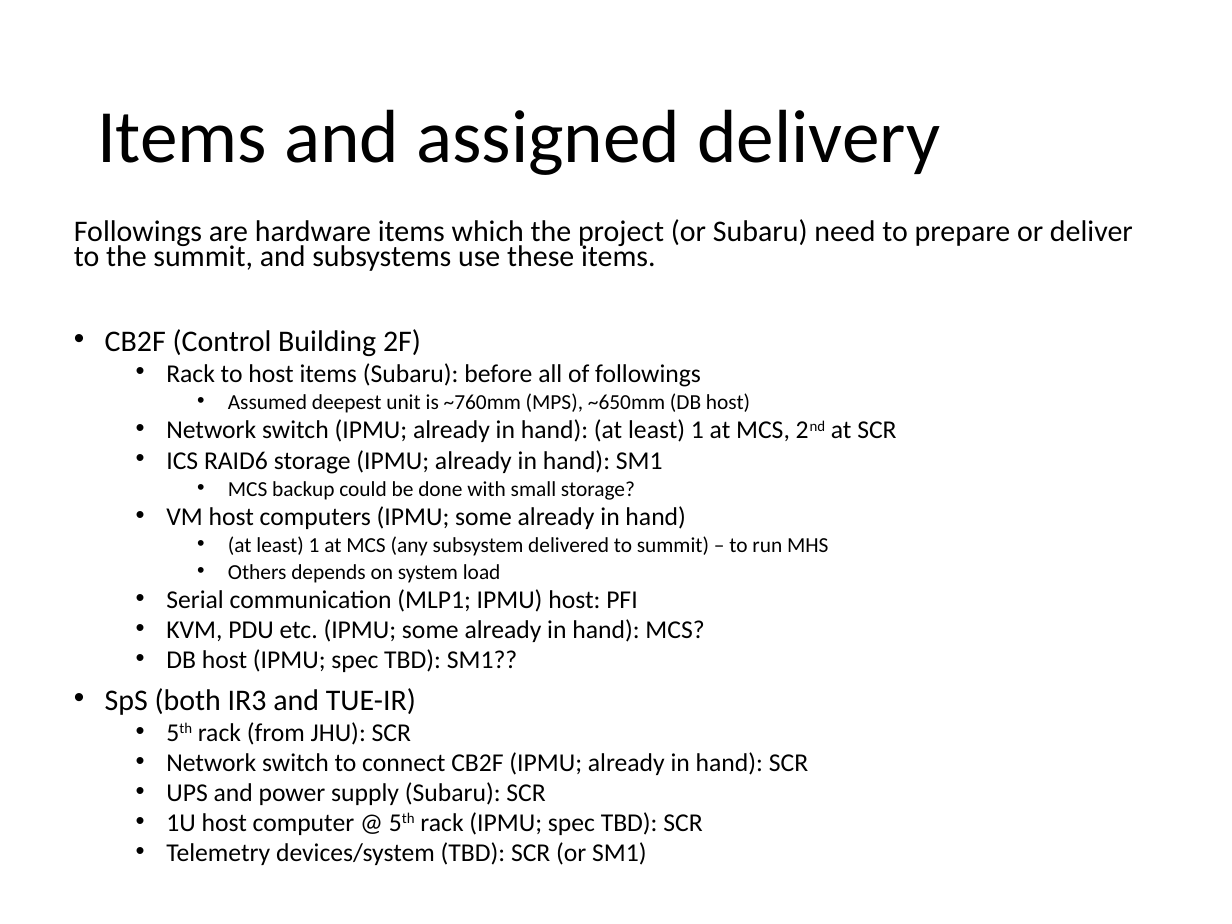
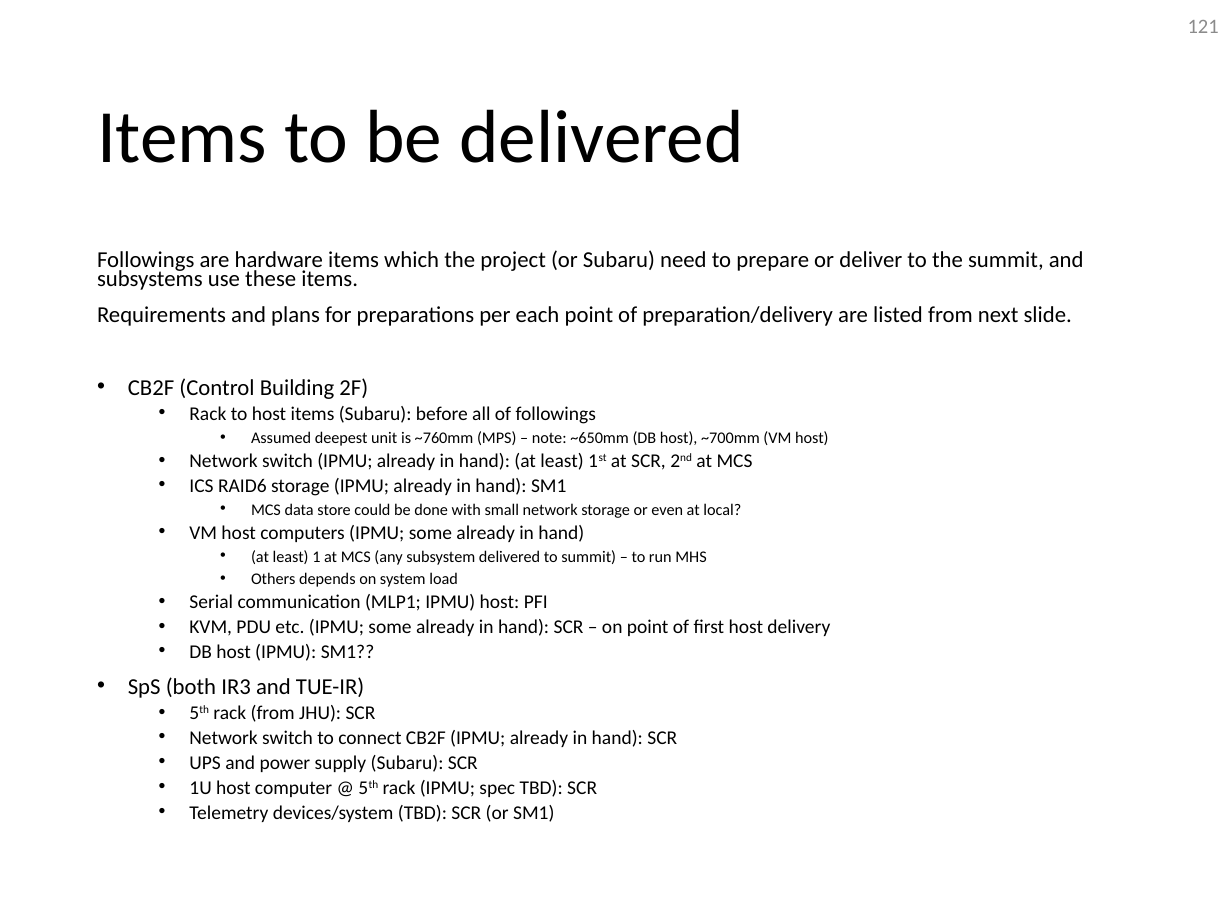
Before and after one commit to Subaru-PFS/ics_doc, a slide deck: slide 121 of SSN-00029.pptx (slide 98 before the commit). Drawn at 1232x924 pixels with LibreOffice and Linux fonts; fonts in the diff are those of the drawing. Boxes give left, top, right and bottom in pixels: in the first picture for what was removed or moved away, otherwise in the second. Text is boxed around its words. In the diff, an @@ line names an element or a change of style, - is before the commit and + after.

Commit message:
* Reorganized sections * Added draft text to all review sections

```diff
--- a/SSN-00029.pptx
+++ b/SSN-00029.pptx
@@ page number added at (1188, 20, 1219, 33), 12 pt, text #8C8C8C @@
+121
@@ title at (97, 109, 743, 163): text changed @@
-Items and assigned delivery
+Items to be delivered
@@ text "Followings are hardware items which ...": place and size @@
-text "Followings are hardware items which ..." at (74, 219, 1133, 865)
+text "Followings are hardware items which ..." at (97, 250, 1084, 822)
@@ text at (97, 250, 1084, 822): size 17.5 to 13.3 pt in "Followings are hardware items which the project ...", "CB2F (Control Building 2F)", "SpS (both IR3 and TUE-IR)"; size 15 to 11.4 pt in "Rack to host items (Subaru): before all ...", "ICS RAID6 storage (IPMU; already in hand): ...", "VM host computers (IPMU; some already in ...", "Serial communication (MLP1; IPMU) host: PFI" and 5 more places; size 12.5 to 9.5 pt in "(at least) 1 at MCS (any subsystem ...", "Others depends on system load" @@
@@ text at (97, 306, 1072, 326): paragraph added @@
+Requirements and plans for preparations per each point of preparation/delivery are listed from next slide.
@@ text at (251, 431, 829, 446): text changed; size 15 to 9.5 pt @@
-    • Assumed deepest unit is ~760mm (MPS), ~650mm (DB host)
-  • Network switch (IPMU; already in hand): (at least) 1 at MCS, 2nd at SCR
+    • Assumed deepest unit is ~760mm (MPS) – note: ~650mm (DB host), ~700mm (VM host)
+  • Network switch (IPMU; already in hand): (at least) 1st at SCR, 2nd at MCS
@@ text at (251, 503, 741, 518): text changed; size 12.5 to 9.5 pt @@
-    • MCS backup could be done with small storage?
+    • MCS data store could be done with small network storage or even at local?
@@ text at (189, 619, 830, 661): text changed; size 15 to 11.4 pt @@
-  • KVM, PDU etc. (IPMU; some already in hand): MCS?
-  • DB host (IPMU; spec TBD): SM1??
+  • KVM, PDU etc. (IPMU; some already in hand): SCR – on point of first host delivery
+  • DB host (IPMU): SM1??
```
Also in this commit, not shown: 101 other slides changed, 28 slides added, 15 slides removed.
